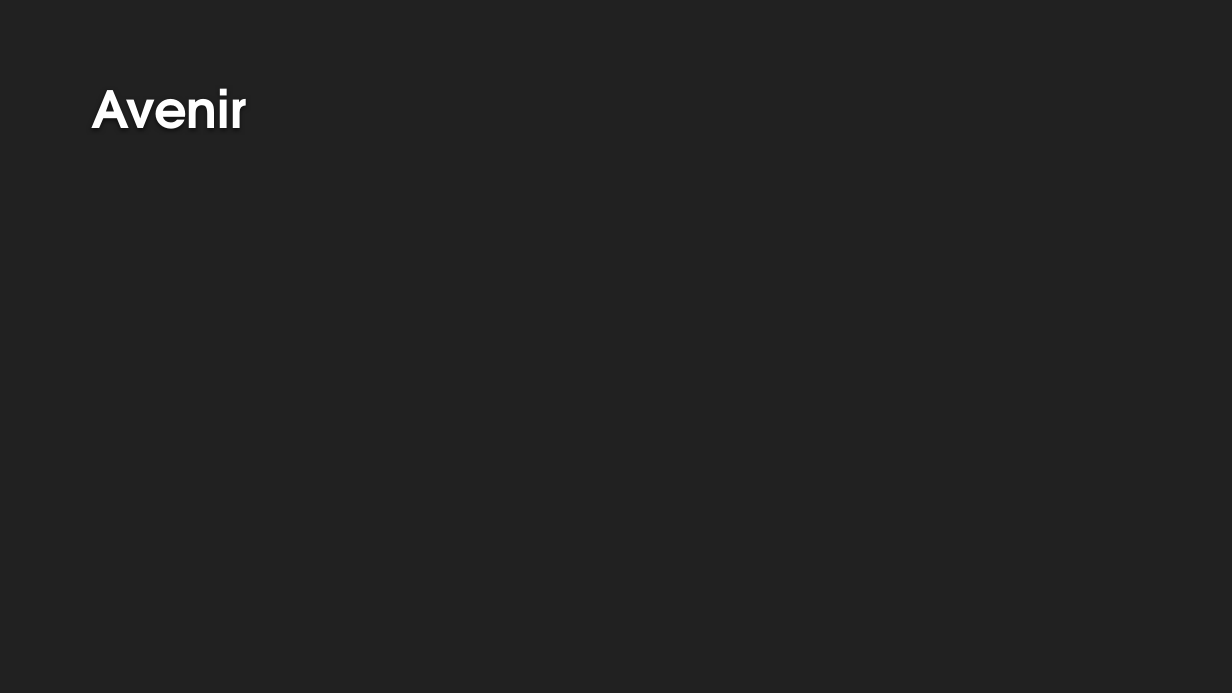
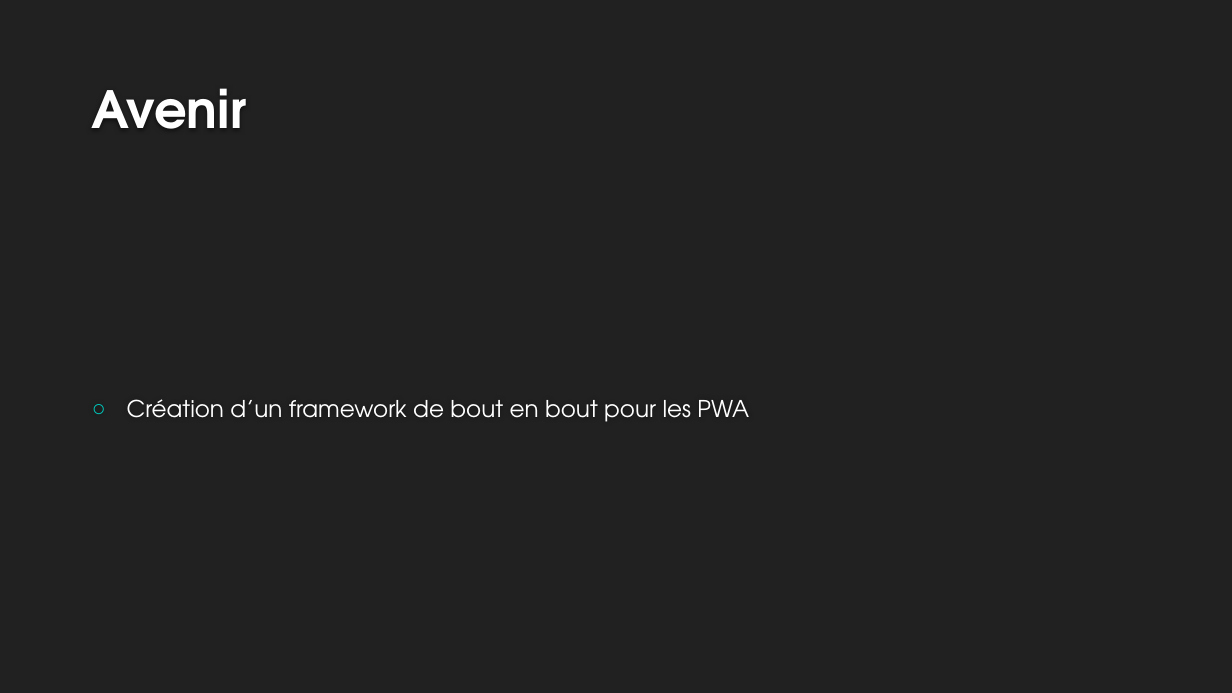
Before and after one commit to blipn/nodejs-websocket-example, a slide deck: slide 15 of PWA-COM_v1.1.pptx. Drawn at 1232x693 pixels with LibreOffice and Linux fonts; fonts in the diff are those of the drawing; background and template pictures are left out. Boxes give left, top, right and bottom in pixels: in the first picture for what was removed or moved away, otherwise in the second. Text is boxed around its words. In the diff, an @@ line names an element or a change of style, - is before the commit and + after.

```diff
--- a/PWA-COM_v1.1.pptx
+++ b/PWA-COM_v1.1.pptx
@@ text added at [127,399,749,422], 18 pt, text #FFFFFF @@
+○ Création d’un framework de bout en bout pour les PWA
```
Also in this commit, not shown: 3 other slides changed, 1 slide added, 1 slide removed.
